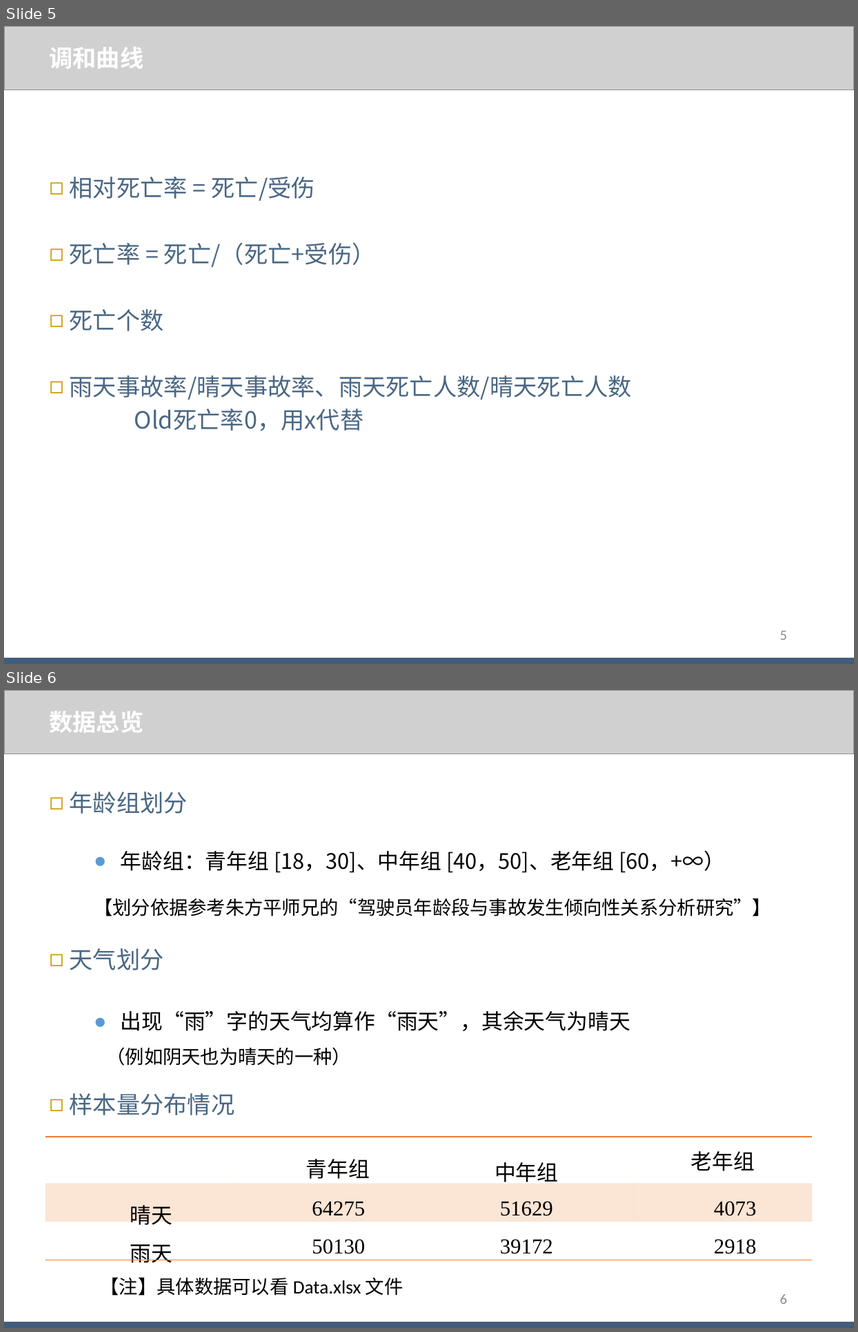
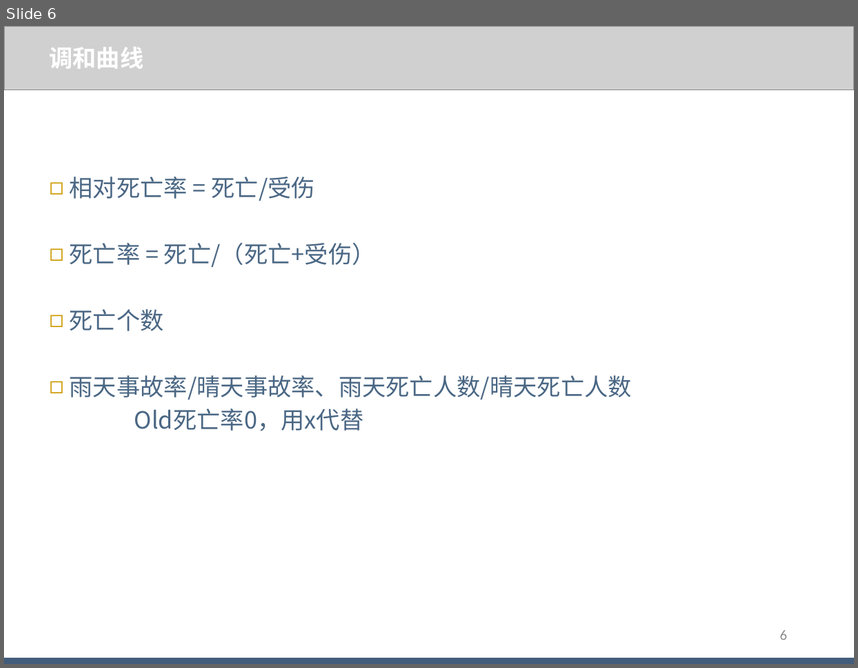
Before and after one commit to WJ-Lai/AccidentMission, a slide deck: 【阶段性汇报】/20180729/阶段性汇报_赖伟鉴_20180729.pptx. Shown one above the other, each under a label of ours: slides 5 and 6 before the commit, slide 6 after it. The pictures are 858x1332 and 858x668 pixels, drawn with LibreOffice and Linux fonts; fonts in the diff are those of the drawing; grey boxes stand for pictures. Boxes give left, top, right and bottom in pixels: in the first picture for what was removed or moved away, otherwise in the second. Text is boxed around its words. In the diff, an @@ line names an element or a change of style, - is before the commit and + after.

```diff
--- a/【阶段性汇报】/20180729/阶段性汇报_赖伟鉴_20180729.pptx
+++ b/【阶段性汇报】/20180729/阶段性汇报_赖伟鉴_20180729.pptx
@@ slide 6 removed at (4, 690, 854, 1328), background #FFFFFF @@
@@ picture removed at (4, 690, 854, 753) @@
@@ text removed at (49, 711, 143, 733) @@
-数据总览
@@ text removed at (70, 791, 188, 814) @@
-◻ 年龄组划分
@@ text removed at (94, 851, 771, 916) @@
-● 年龄组：青年组 [18，30]、中年组 [40，50]、老年组 [60，+∞）
-【划分依据参考朱方平师兄的“驾驶员年龄段与事故发生倾向性关系分析研究”】
@@ text removed at (70, 948, 164, 970) @@
-◻ 天气划分
@@ text removed at (107, 1011, 631, 1065) @@
-● 出现“雨”字的天气均算作“雨天”，其余天气为晴天
-（例如阴天也为晴天的一种）
@@ text removed at (70, 1093, 235, 1115) @@
-◻ 样本量分布情况
@@ table removed at (45, 1136, 811, 1265), 3 rows, 4 columns @@
- | 青年组 | 中年组 | 老年组
-晴天 | 64275 | 51629 | 4073
-雨天 | 50130 | 39172 | 2918
@@ text removed at (101, 1277, 404, 1295) @@
-【注】具体数据可以看 Data.xlsx 文件
@@ page number removed at (780, 1294, 787, 1303) @@
-6
@@ rectangle removed at (4, 1321, 854, 1328) @@
@@ what was slide 5 is now slide 6 @@
@@ page number at (780, 630, 787, 639): text changed @@
-5
+6
```
Also in this commit, not shown: 2 slides changed, 1 slide added, 7 other slides removed, 6 other files.
